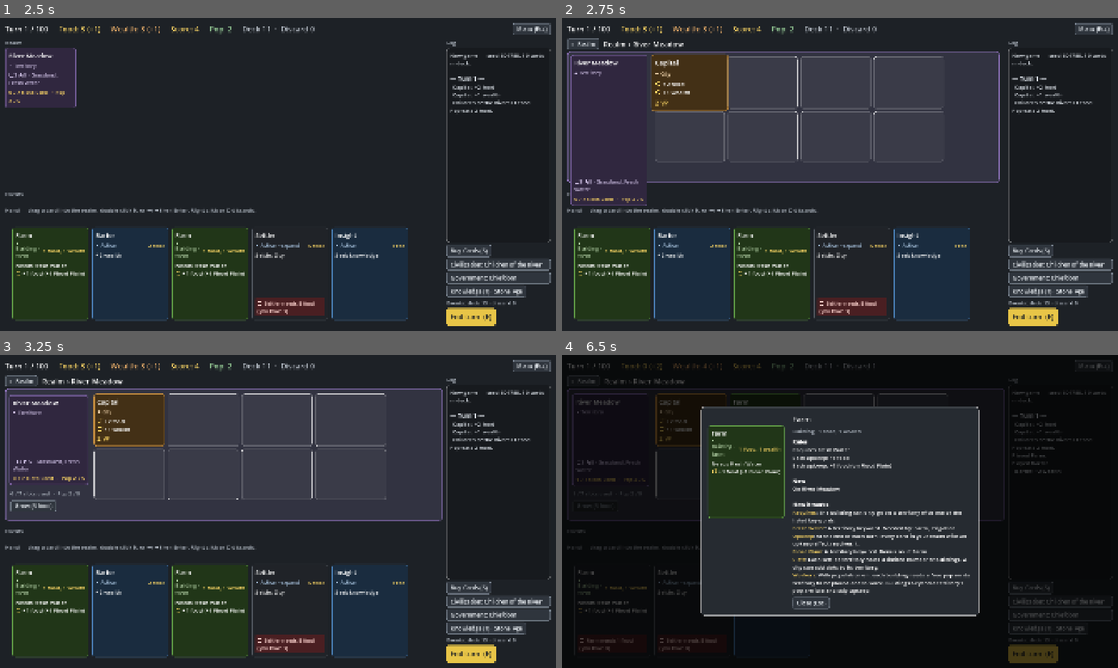
Above: before the commit, frames 1-4 (two rows, left to right).
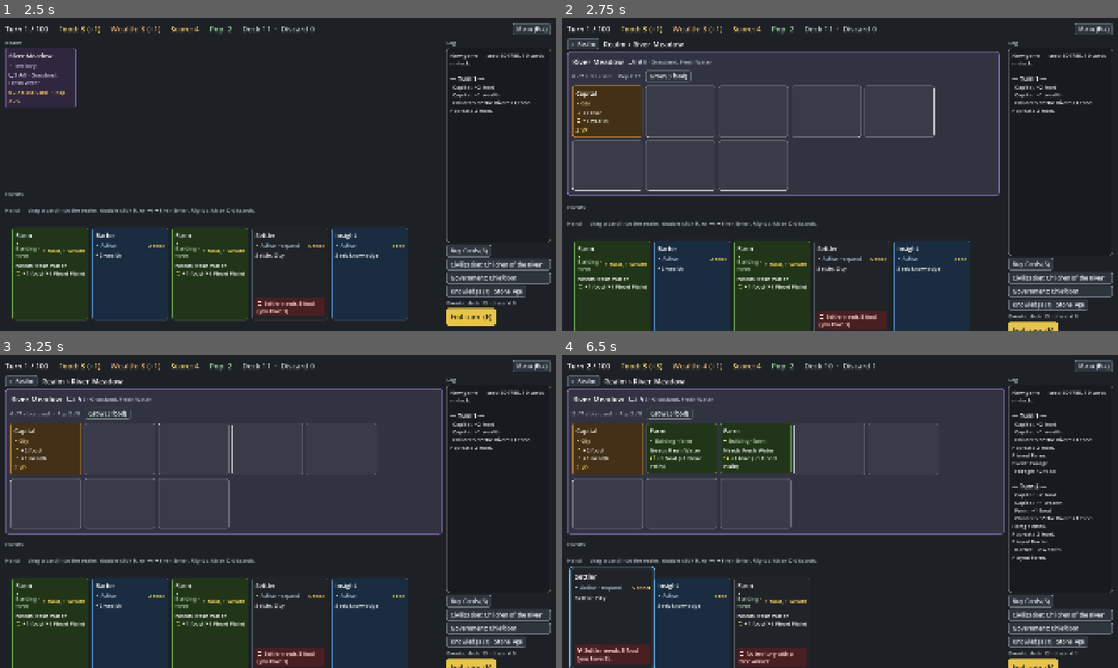
Above: after the commit, the same moments.

Repository: r888888888/4x-card-game
Game: Godot game, scene res://ui/main.tscn
Same seed, same stepped clock (60 frames per second), same inputs: the game is played once before the commit and once after it.
Inputs (mouse positions are in pixels of both pictures, inside the frame that each line leads up to):
- Up to frame 1 (2.5 s): click "New game" at 0.5 s; click "Start" at 1.25 s; tap Enter (ui_accept) at 2 s; drag from (38, 77) to (333, 105) at 2.02 s
- Up to frame 2 (2.75 s): no input
- Up to frame 3 (3.25 s): drag from (127, 420) to (250, 574) at 2.77 s
- Up to frame 4 (6.5 s): move the mouse to (612, 439) at 3.52 s; hold Right (ui_right) 3.53-4.25 s; hold Enter (ui_accept) 3.53-4.25 s; tap E at 3.6 s; click (612, 439) at 3.67 s; drag from (612, 611) to (673, 464) at 4.27 s; drag from (612, 611) to (867, 511) at 5.02 s; drag from (767, 420) to (756, 433) at 5.77 s

Frame 1 is identical in both runs. In frame 2, 18% of the frame differs, in the area x 0-100%, y 11-100%; in frame 3, 18%; in frame 4, 60%, in the area x 0-100%, y 0-100%.

Commit message:
105: the territory is the box (name and info as its title), and no bounce on the cards when navigating
The approved closing test counts only the view's cards on the effects layer, not hand cards still being dealt (approved by the user).

Co-Authored-By: Claude Opus 5.5 <noreply@anthropic.com>

Diff:
--- a/tests/test_territory_view.gd
+++ b/tests/test_territory_view.gd
@@ -450,8 +450,8 @@
 		main.territory_view.back_button.pressed.emit()
 		for uid in shown:
 			check(not main.views.has(uid), "card %d's view is gone at once" % uid)
-		var leaving: Array = main.fx.get_children().filter(func(c): return c is CardView)
-		eq(leaving.size(), 0, "nothing flies off")
+		var leaving: Array = main.fx.get_children().filter(func(c): return c is CardView and shown.has(c.uid))
+		eq(leaving.size(), 0, "none of the view's cards flies off (hand cards may still be being dealt)")
 		eq(main.views[home].state, CardView.State.REST, "the territory's card stays at rest"))
 
 
--- a/ui/card_face.gd
+++ b/ui/card_face.gd
@@ -62,7 +62,7 @@
 		add_child(rules)
 
 	if def.type == CardDef.TERRITORY:
-		var info_label := rich_label(_territory_info(card), 18, color.lightened(0.5))  # "Hills + Gold": rolled last
+		var info_label := rich_label(territory_info(card), 18, color.lightened(0.5))  # "Hills + Gold": rolled last
 		info_label.size_flags_vertical = Control.SIZE_EXPAND_FILL  # sits at the bottom of the card
 		info_label.vertical_alignment = VERTICAL_ALIGNMENT_BOTTOM
 		add_child(info_label)
@@ -72,7 +72,7 @@
 
 
 ## A territory's info: "▢3 ⌂5 · Grassland, Fresh Water", plus " + Gold" for rolled resources.
-static func _territory_info(card: CardInstance) -> String:
+static func territory_info(card: CardInstance) -> String:
 	var def := card.def
 	var info := "▢%d ⌂%d" % [def.slots, def.housing]  # explained in the tooltip
 	var names := def.keywords.map(func(k): return k.capitalize())
--- a/ui/card_focus.gd
+++ b/ui/card_focus.gd
@@ -38,7 +38,7 @@
 ## The open territory view's cards, else the Realm's territory cards in tableau order.
 func board_row() -> Array[CardView]:
 	if _board.territory_view.is_open():
-		return _board.views_in(_board.territory_view.hero) + _board.views_in(_board.territory_view.row)
+		return _board.views_in(_board.territory_view.row)
 	var out: Array[CardView] = []
 	for group in Game.engine.territory_groups():
 		if group.territory != -1 and _board.views.has(group.territory):
@@ -141,7 +141,8 @@
 	elif _board.pending_kind() in [GameEngine.PENDING_EXPLORE, GameEngine.PENDING_RESEARCH] or (drag.targeting != null and drag.lit.has(view.uid)):
 		_board.on_picked(view)
 	elif on_board and not _board.territory_view.is_open():
-		_board.territory_view.open(view.uid)  # Enter on a Realm territory: its view, focus on its card
+		_board.territory_view.open(view.uid)  # Enter on a Realm territory: its view, focus on its first card
+		on_board = true  # the refresh dropped it: the territory's own card isn't in the view's row
 		set_card(_first(board_row()))
 	elif view.in_hand:
 		_board.on_double_clicked(view)
--- a/ui/card_view.gd
+++ b/ui/card_view.gd
@@ -61,17 +61,15 @@
 
 ## Builds (or rebuilds) the card's content. play_error: "" if playable, otherwise the reason
 ## (shown on the card and as tooltip). Ignored for tableau cards. compact leaves out the type line and
-## rules (for frontier territories, to save height). large shows a board card at hand-card size (the territory in its
-## territory view, 105).
-func setup(card: CardInstance, card_db: Dictionary, p_in_hand: bool, play_error := "", compact := false,
-		large := false) -> void:
+## rules (for frontier territories, to save height).
+func setup(card: CardInstance, card_db: Dictionary, p_in_hand: bool, play_error := "", compact := false) -> void:
 	uid = card.uid
 	card_id = card.def.id
 	in_hand = p_in_hand
 	pickable = false
 	var def := card.def
 	_color = TYPE_COLORS.get(def.type, Color.GRAY)
-	_target_size = HAND_SIZE if in_hand or large else (COMPACT_SIZE if compact else TABLEAU_SIZE)
+	_target_size = HAND_SIZE if in_hand else (COMPACT_SIZE if compact else TABLEAU_SIZE)
 	custom_minimum_size = _target_size
 
 	if _style == null:
--- a/ui/main.gd
+++ b/ui/main.gd
@@ -47,6 +47,7 @@
 var _drawn := {}  # the last event_drawn outcome, shown by the next _refresh unless the game is over (079)
 var _event_modal: EventModal
 var _outcome_point := Vector2.ZERO  # where the played card was when it was played
+var _quiet := false  # refreshing after a navigation: cards appear and go at once, with no pop or flight (105)
 
 
 func _ready() -> void:
@@ -399,7 +400,7 @@
 		shown[uid] = true
 	for uid in views.keys():
 		if not shown.has(uid):
-			_remove_view(uid)
+			_remove_view(uid, _quiet)
 	var dealt := 0
 	for i in hand_cards.size():
 		if _place(hand_cards[i], hand, i, 0.0 if UIKit.calm() else dealt * Anim.DEAL_STAGGER):
@@ -447,7 +448,7 @@
 	var view: CardView = views.get(card.uid)
 	if view == null:
 		view = CardView.new()
-		view.setup(card, e.card_db, in_hand, error, compact, container == territory_view.hero)
+		view.setup(card, e.card_db, in_hand, error, compact)
 		view.set_pickable(choices.is_choice_row(container), choices.pick_hint(container))
 		view.drag_requested.connect(_on_drag_requested)
 		view.double_clicked.connect(on_double_clicked)
@@ -458,6 +459,8 @@
 		var slot := _new_slot(view, container, index)
 		if in_hand:
 			view.deal(slot, fx, _top_bar.pile_point(0.25), delay)
+		elif _quiet:
+			view.attach(slot)
 		else:
 			view.pop_in(slot)
 		return in_hand
@@ -465,7 +468,7 @@
 		if view == drag.dragging:
 			drag.end_drag()
 		var old_slot := view.slot
-		view.setup(card, e.card_db, in_hand, error, compact, container == territory_view.hero)
+		view.setup(card, e.card_db, in_hand, error, compact)
 		view.set_pickable(choices.is_choice_row(container), choices.pick_hint(container))
 		view.fly_to_slot(_new_slot(view, container, index), fx)
 		_free_slot(old_slot)
@@ -480,7 +483,7 @@
 
 ## The card is no longer shown: it flies towards the zone it went to and fades (popping first if it
 ## was just played, so the player sees it resolve).
-func _remove_view(uid: int) -> void:
+func _remove_view(uid: int, at_once := false) -> void:
 	var view: CardView = views[uid]
 	views.erase(uid)
 	if view == drag.dragging:
@@ -488,6 +491,10 @@
 	if view == drag.targeting:
 		drag.end_targeting()
 	var old_slot := view.slot
+	if at_once:
+		_free_slot(old_slot)
+		view.queue_free()
+		return
 	var just_played: bool = not _outcome.is_empty() and _outcome.uid == uid
 	var via: Variant = null
 	if just_played and views.has(_outcome.target):  # fly to where it was played, e.g. the settled territory
@@ -591,7 +598,10 @@
 	tableau = TableauView.new()
 	realm_section.add_child(tableau)
 	territory_view = TerritoryView.new(self, realm_section)
-	territory_view.navigated.connect(_refresh)
+	territory_view.navigated.connect(func():  # the view carries its cards as it grows or shrinks (105)
+		_quiet = true
+		_refresh()
+		_quiet = false)
 	_row_sections.frontier = UIKit.card_row_section(_play_area, "Frontier",
 		"Territories discovered, not yet settled. Play a city card on one to settle it.")
 	frontier = _row_sections.frontier.get_meta("row")
--- a/ui/territory_view.gd
+++ b/ui/territory_view.gd
@@ -1,9 +1,10 @@
 class_name TerritoryView
 extends VBoxContainer
 ## The territory view (backlog 101): one settled territory, under a header ("← Realm", "Realm › River Meadow", 104),
-## shown in place of the Realm section. In a frame in the territory colour (105): the territory's card large on the
-## left with its stats and Grow under it, and on the right its city and buildings, then an outline per free slot. It keeps its own
-## animated Navigator with the Realm as the root (a nested stack: the board's nav stays empty while a game is on,
+## shown in place of the Realm section. The territory is the box (105): a frame in the territory colour titled with
+## its name and info, its stats and Grow, then its city and buildings and an outline per free slot; its card stays in
+## the Realm. It keeps its own animated Navigator with the Realm as the root (a nested stack: the board's nav stays
+## empty while a game is on,
 ## 103), and grows out of the territory's card when it opens (104). A drop anywhere on it targets its territory. The
 ## board places the view's cards through refresh; navigated asks the board to refresh after it opens or closes.
 
@@ -13,10 +14,11 @@
 var header: ScreenHeader
 var back_button: Button  # the header's
 var grow_button: Button
-var frame: PanelContainer  # the framed body, bordered in the territory colour
-var hero: Container  # holds the territory's card, large
+var frame: PanelContainer  # the framed body, bordered in the territory colour: the territory itself
 var row: HFlowContainer  # the territory's city and buildings in tableau order, then the free-slot outlines
 
+var _name: Label
+var _info: RichTextLabel  # the territory card's info line (slots, housing, keywords, rolled resources)
 var _stats: Label
 var _outlines: Array[Panel] = []  # one per free slot, after the cards in row
 var _nav := Navigator.new()
@@ -39,24 +41,32 @@
 	frame.add_theme_stylebox_override("panel", UIKit.panel_style(Palette.RAISED.lerp(Palette.TERRITORY, 0.12),
 		Palette.TERRITORY, 18))
 	add_child(frame)
-	var body := HBoxContainer.new()
-	body.add_theme_constant_override("separation", 24)
+	var body := VBoxContainer.new()
+	body.add_theme_constant_override("separation", 12)
 	frame.add_child(body)
-	var left := VBoxContainer.new()
-	left.add_theme_constant_override("separation", 10)
-	body.add_child(left)
-	hero = VBoxContainer.new()
-	left.add_child(hero)
+	var title := HBoxContainer.new()
+	title.add_theme_constant_override("separation", 16)
+	body.add_child(title)
+	_name = UIKit.title("")
+	title.add_child(_name)
+	_info = CardFace.rich_label("", 19, Palette.TEXT_DIM)
+	_info.autowrap_mode = TextServer.AUTOWRAP_OFF
+	_info.size_flags_horizontal = Control.SIZE_EXPAND_FILL
+	_info.size_flags_vertical = Control.SIZE_SHRINK_CENTER
+	title.add_child(_info)
+	var bar := HBoxContainer.new()
+	bar.add_theme_constant_override("separation", 16)
+	body.add_child(bar)
 	_stats = UIKit.heading("")
-	_stats.autowrap_mode = TextServer.AUTOWRAP_WORD_SMART
-	_stats.custom_minimum_size.x = CardView.HAND_SIZE.x
-	left.add_child(_stats)
+	_stats.size_flags_vertical = Control.SIZE_SHRINK_CENTER
+	bar.add_child(_stats)
 	grow_button = UIKit.button("", func(): Game.engine.grow(uid))
-	left.add_child(grow_button)
+	bar.add_child(grow_button)
 	row = HFlowContainer.new()
 	row.size_flags_horizontal = Control.SIZE_EXPAND_FILL
 	row.add_theme_constant_override("h_separation", UIKit.CARD_GAP)
 	row.add_theme_constant_override("v_separation", UIKit.CARD_GAP)
+	row.size_flags_vertical = Control.SIZE_EXPAND_FILL
 	body.add_child(row)
 	hide()
 	realm.get_parent().add_child(self)
@@ -115,14 +125,20 @@
 	return not e.territory_summary(t).is_empty()
 
 
-## The uids shown: the territory's card, then its city and buildings in tableau order ([] while closed).
+## The uids shown: the territory's city and buildings in tableau order ([] while closed). Its own card stays in the
+## Realm: the view is the territory (105).
 func card_uids() -> Array[int]:
 	var out: Array[int] = []
 	if is_open():
 		for group in Game.engine.territory_groups():
 			if group.territory == uid:
-				out.assign(group.cards)
+				out.assign(group.cards.slice(1))
 	return out
+
+
+## The title line: the territory's name, then its info.
+func title_text() -> String:
+	return "%s  %s" % [_name.text, _info.get_meta("source", "")]
 
 
 func stats_text() -> String:
@@ -146,11 +162,15 @@
 		return
 	UIKit.set_stat(_stats, stats(e, uid))
 	show_grow(grow_button, e, uid)
+	var tableau := e.zone("tableau")
+	var territory := tableau.find(uid)
+	_name.text = territory.def.name
+	var info := CardFace.territory_info(territory)
+	_info.set_meta("source", info)
+	Icons.fill(_info, info, 19, Palette.TEXT_DIM)
 	var cards := card_uids()
-	var tableau := e.zone("tableau")
-	place.call(tableau.find(cards[0]), hero, 0)
-	for i in range(1, cards.size()):
-		place.call(tableau.find(cards[i]), row, i - 1)
+	for i in cards.size():
+		place.call(tableau.find(cards[i]), row, i)
 	_show_outlines(e.free_slots(uid))
 
 
Not shown, changed: docs/backlog/105-territory-view-layout.md
